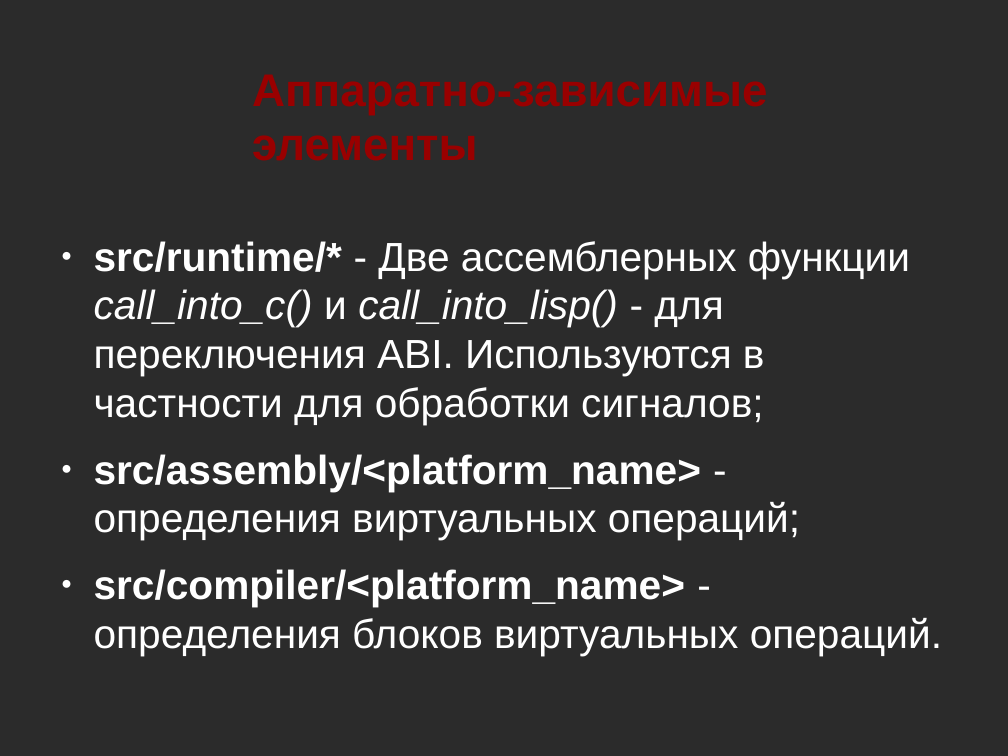
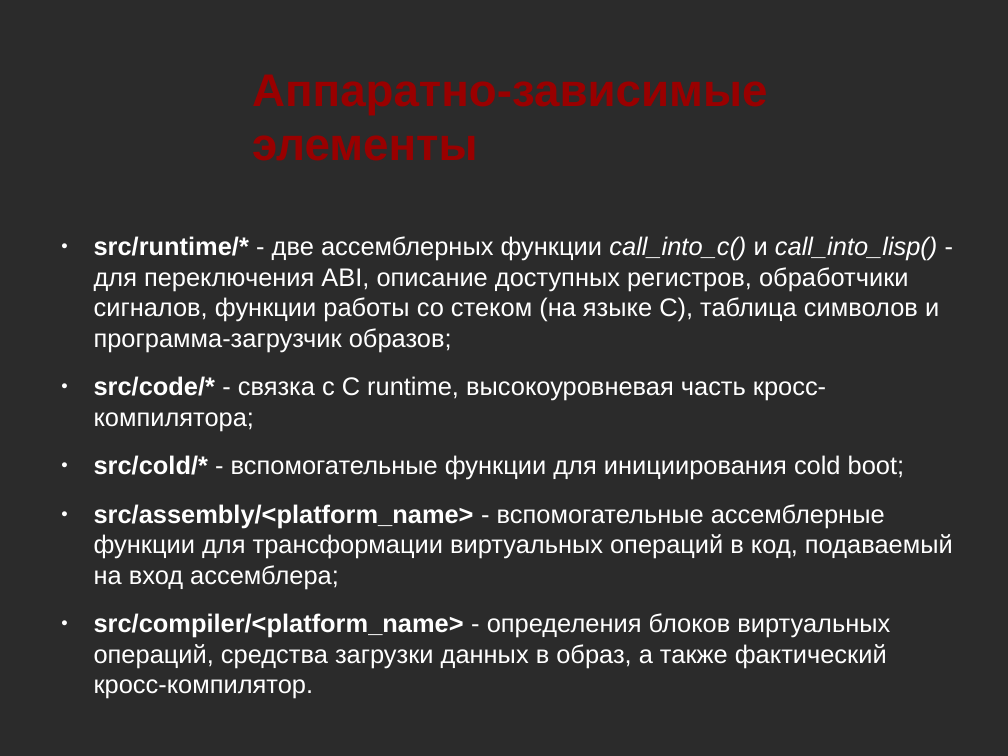
Before and after one commit to NIR-Ginko/presentations, a slide deck: slide 5 of SBCL porting.odp (slide 6 before the commit). Drawn at 1008x756 pixels with LibreOffice and Linux fonts; fonts in the diff are those of the drawing; background and template pictures are left out; a plain dark background stands for a picture behind light text. Boxes give left, top, right and bottom in pixels: in the first picture for what was removed or moved away, otherwise in the second. Text is boxed around its words. In the diff, an @@ line names an element or a change of style, - is before the commit and + after.

Commit message:
Final version of the presentation

```diff
--- a/SBCL porting.odp
+++ b/SBCL porting.odp
@@ text at (94, 236, 953, 699): text changed; size 32 to 20 pt @@
-● src/runtime/* - Две ассемблерных функции call_into_c() и call_into_lisp() - для переключения ABI. Используются в частности для обработки сигналов;
-● src/assembly/<platform_name> - определения виртуальных операций;
-● src/compiler/<platform_name> - определения блоков виртуальных операций.
+● src/runtime/* - две ассемблерных функции call_into_c() и call_into_lisp() - для переключения ABI, описание доступных регистров, обработчики сигналов, функции работы со стеком (на языке C), таблица символов и программа-загрузчик образов;
+● src/code/* - связка с C runtime, высокоуровневая часть кросс-компилятора;
+● src/cold/* - вспомогательные функции для инициирования cold boot;
+● src/assembly/<platform_name> - вспомогательные ассемблерные функции для трансформации виртуальных операций в код, подаваемый на вход ассемблера;
+● src/compiler/<platform_name> - определения блоков виртуальных операций, средства загрузки данных в образ, а также фактический кросс-компилятор.
```
Also in this commit, not shown: 5 other slides changed.
